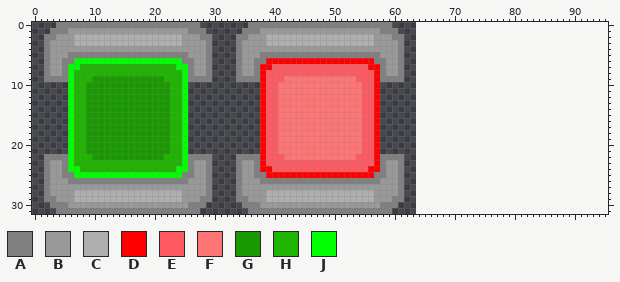
One commit to this sprite sheet: ChanceOfPrecipitation/ChanceOfPrecipitationContent/Items.png. The picture above is the old version.
The file is 64x32 pixels. The old version is drawn lined up with the new one, on the new canvas.
Palette (. is transparent): A #808080  B #999999  C #afafaf  D #ff0000  E #ff5961  F #ff7575  G #199900  H #1eb500  J #00ff00
Pixels before (only the part around the change), first column x 61:
 0 ...................................
 1 ...................................
 2 A..................................
 3 A..................................
 4 A..................................
 5 A..................................
 6 A..................................
 7 A..................................
 8 A..................................
 9 A..................................
10 ...................................
11 ...................................
12 ...................................
13 ...................................
14 ...................................
15 ...................................
16 ...................................
17 ...................................
18 ...................................
19 ...................................
20 ...................................
21 ...................................
22 A..................................
23 A..................................
24 A..................................
25 A..................................
26 A..................................
27 A..................................
28 A..................................
29 A..................................
30 ...................................
31 ...................................
After:
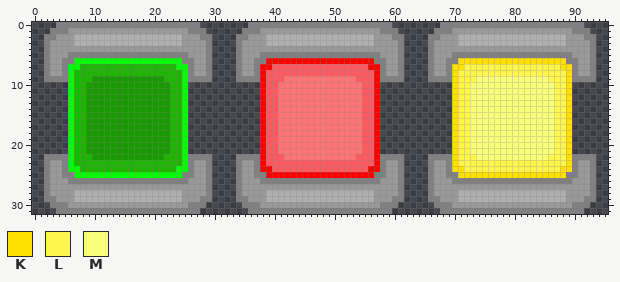
Colours new in this view: K #ffe100  L #fff64d  M #f8ff7a
Commit: Add new item Adds 5 to coin value when picked up
From old to new:
canvas 64x32 -> 96x32
y 0: x 68..91 ........................ -> AAAAAAAAAAAAAAAAAAAAAAAA
y 1: x 67..92 .......................... -> AAABBBBBBBBBBBBBBBBBBBBAAA
y 2: x 66..93 ............................ -> AABBBCCCCCCCCCCCCCCCCCCBBBAA
y 3: x 66..93 ............................ -> ABBBBCCCCCCCCCCCCCCCCCCBBBBA
y 4: x 66..93 ............................ -> ABBBBBBBBBBBBBBBBBBBBBBBBBBA
y 5: x 66..93 ............................ -> ABBBAAAAAAAAAAAAAAAAAAAABBBA
y 6: x 66..93 ............................ -> ABBAAKKKKKKKKKKKKKKKKKKAABBA
y 7: x 66..93 ............................ -> ABBAKKLLLLLLLLLLLLLLLLKKABBA
y 8: x 66..93 ............................ -> ABBAKLLLLLLLLLLLLLLLLLLKABBA
y 9: x 66..93 ............................ -> AAAAKLLLMMMMMMMMMMMMLLLKAAAA
y 10..21: x 70..89 .................... -> KLLMMMMMMMMMMMMMMLLK
y 22: x 66..93 ............................ -> AAAAKLLLMMMMMMMMMMMMLLLKAAAA
y 23: x 66..93 ............................ -> ABBAKLLLLLLLLLLLLLLLLLLKABBA
y 24: x 66..93 ............................ -> ABBAKKLLLLLLLLLLLLLLLLKKABBA
y 25: x 66..93 ............................ -> ABBAAKKKKKKKKKKKKKKKKKKAABBA
y 26: x 66..93 ............................ -> ABBBAAAAAAAAAAAAAAAAAAAABBBA
y 27: x 66..93 ............................ -> ABBBBBBBBBBBBBBBBBBBBBBBBBBA
y 28: x 66..93 ............................ -> ABBBBCCCCCCCCCCCCCCCCCCBBBBA
y 29: x 66..93 ............................ -> AABBBCCCCCCCCCCCCCCCCCCBBBAA
y 30: x 67..92 .......................... -> AAABBBBBBBBBBBBBBBBBBBBAAA
y 31: x 68..91 ........................ -> AAAAAAAAAAAAAAAAAAAAAAAA
Pixel boxes of the changes (left, top, right, bottom) in both pictures:
added: (428, 22, 596, 214)
